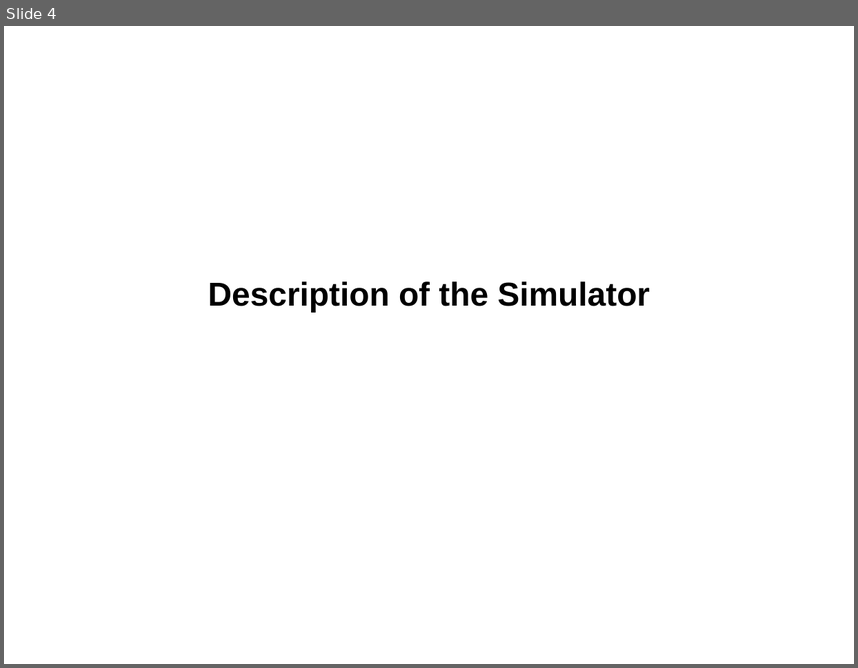
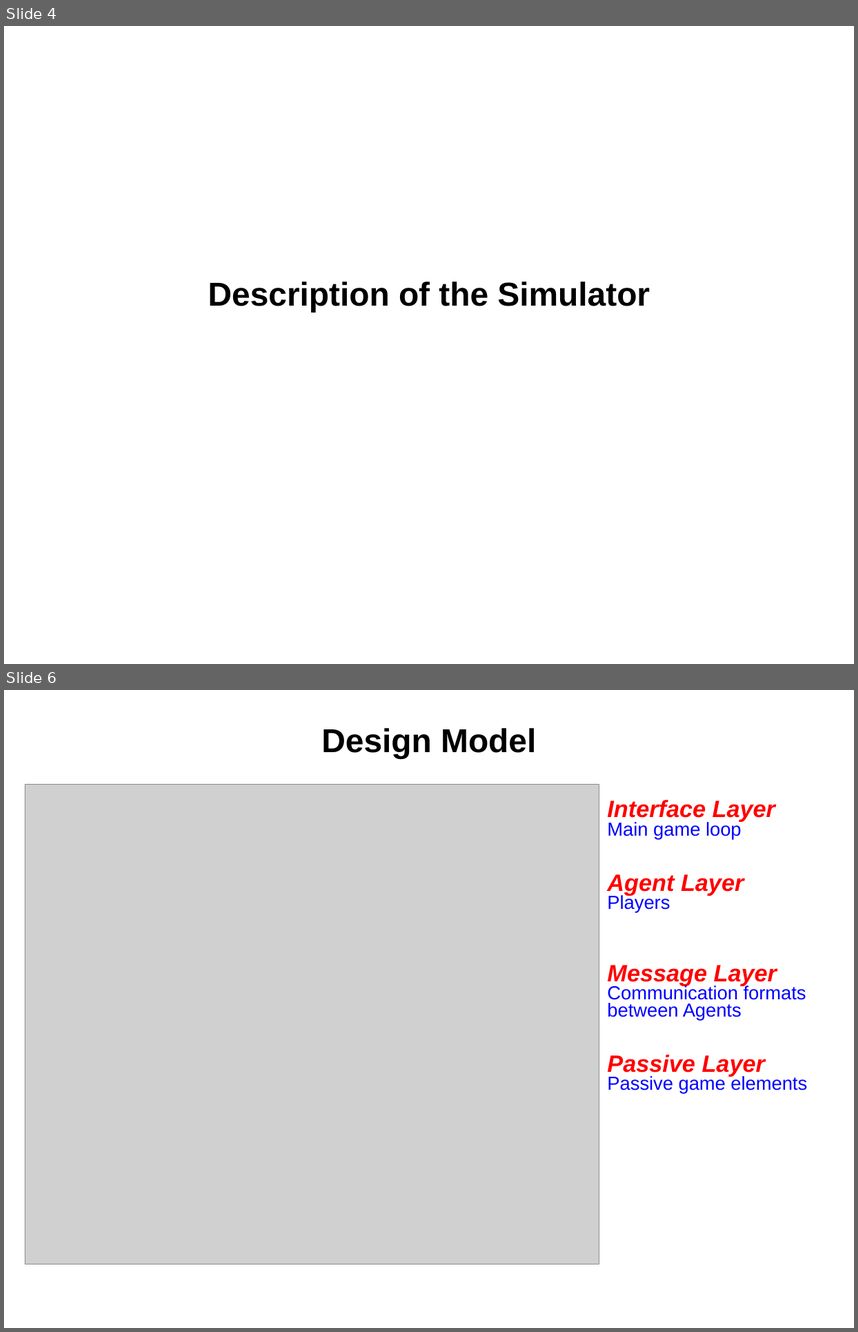
Before and after one commit to Steve132/solongsucker, a slide deck: doc/Presentation.ppt. Shown one above the other, each under a label of ours: slide 4 before the commit, slides 4 and 6 after it; the slides between them are not shown. The pictures are 858x668 and 858x1332 pixels, drawn with LibreOffice and Linux fonts; fonts in the diff are those of the drawing; grey boxes stand for pictures. Boxes give left, top, right and bottom in pixels: in the first picture for what was removed or moved away, otherwise in the second. Text is boxed around its words. In the diff, an @@ line names an element or a change of style, - is before the commit and + after.

```diff
--- a/doc/Presentation.ppt
+++ b/doc/Presentation.ppt
@@ slide 6 added at [4,690,854,1328], background #FFFFFF @@
@@ title added at [321,728,536,759], 28 pt, text #000000, bold @@
+Design Model
@@ picture added at [25,785,599,1264] @@
@@ text added at [607,800,807,1094], 16 pt, text #0000FF @@
+Interface Layer
+Main game loop
+Agent Layer
+Players
+Message Layer
+Communication formats between Agents
+Passive Layer
+Passive game elements
```
Also in this commit, not shown: 2 slides changed, 1 other slide added, 2 slides removed.
